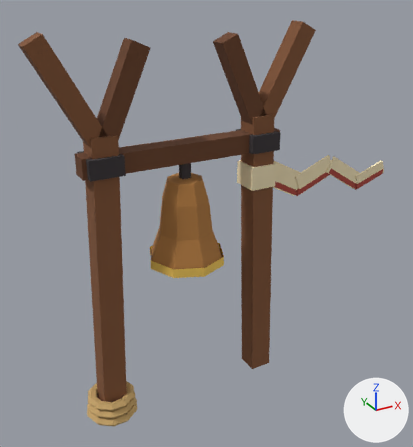
What one commit did to the glTF model assets/glb/belfry-restored.glb.
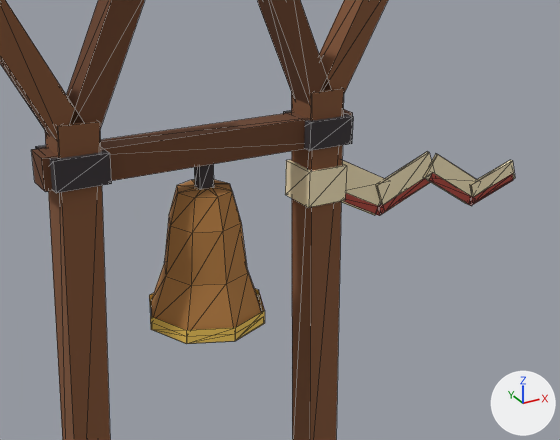
There are two pictures of each version: one whole from a camera (50 mm lens) standing at (-1.96, -3.93, 3.6) and looking at (0.28, 0.14, 1.56), one close up on the part from 13% to 100% of the width and 13% to 76% of the height. The lights are fixed; the arrows at lower right show +X, +Y and +Z. The older version's two pictures come first. The close-ups show mesh edges as thin lines. Where no turn or scale is listed for an object, it has been applied to the vertices. Vertices at exactly the same position are counted once.

Names of what the first close-up shows: 'belfry-restored', 'bell'.
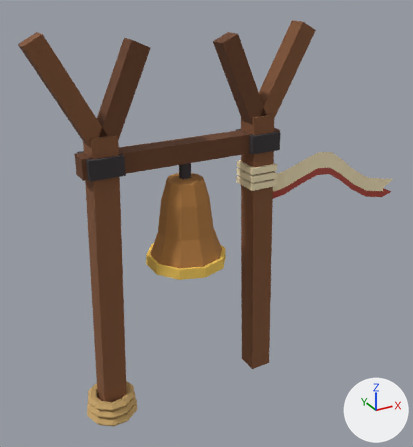
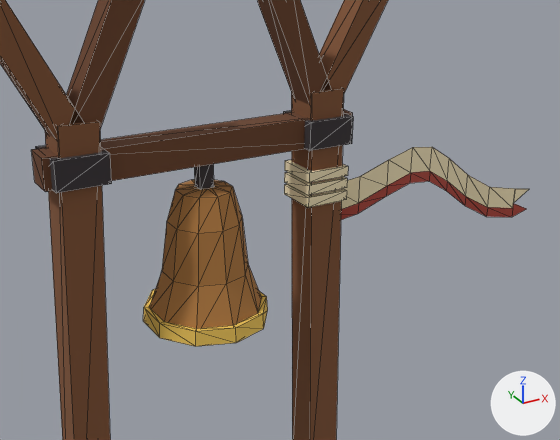
Where the change shows, as pixel boxes (x1, y1, x2, y2) in the close-ups (560 x 440 px; the box of a moved part takes in the faces that stretch with it):
'belfry-restored', reshaped: before (0, 0, 515, 440); after (0, 0, 529, 440)
'bell', reshaped (8% wider): before (149, 180, 265, 344); after (143, 180, 268, 346)
part 1 of me_belfry_restored_mesh, deleted: before (344, 193, 381, 216)
part 2 of me_belfry_restored_mesh, deleted: before (471, 174, 513, 205)
part 3 of me_belfry_restored_mesh, deleted (red): before (378, 178, 430, 214)
part 4 of me_belfry_restored_mesh, deleted (red): before (429, 172, 472, 206)
part 5 of me_belfry_restored_mesh, moved or reshaped: before (285, 152, 515, 216); after (284, 147, 529, 220)
part 6 of me_bell_mesh, rebuilt (8% wider): before (149, 289, 265, 344); after (143, 289, 268, 346)
part 7 of me_bell_mesh, moved or reshaped: before (151, 180, 262, 330); after (150, 180, 262, 329)

Patch to the scene script:
```diff
--- a/assets/glb/belfry-restored.glb.py
+++ b/assets/glb/belfry-restored.glb.py
@@ me_belfry_restored_mesh @@
 # used by ob_belfry_restored; location = (0.0, 0.0, 0.0)
-me_belfry_restored_mesh.from_pydata(...)  # 320 vertices, 528 faces; spans x -1.17..2.18, y -0.22..0.22, z 0.0..3.24
+me_belfry_restored_mesh.from_pydata(...)  # 302 vertices, 490 faces; spans x -1.17..2.34, y -0.22..0.22, z 0.0..3.24
+# me_belfry_restored_mesh part 1: the loose piece of 8 vertices spanning x 0.78..1.17, y -0.01..0.01, z 1.71..1.94 is deleted
+# me_belfry_restored_mesh part 2: the loose piece of 8 vertices spanning x 1.83..2.17, y -0.04..-0.02, z 1.66..1.82 is deleted
+# me_belfry_restored_mesh part 3: the loose piece of 8 vertices spanning x 1.13..1.52, y -0.02..0.0, z 1.72..1.91 is deleted
+# me_belfry_restored_mesh part 4: the loose piece of 8 vertices spanning x 1.48..1.87, y -0.03..-0.01, z 1.65..1.93 is deleted
+# me_belfry_restored_mesh part 5
+# 10 vertices are removed from x 1.45..2.14, y -0.04..0.0, z 1.67..2.05
+# 38 faces are deleted
+# 24 vertices move from x 0.57..2.18, y -0.12..0.12, z 1.67..2.1 to x 0.56..1.88, y -0.12..0.12, z 1.68..2.1
+# 19 vertices are added at x 0.78..2.34, y -0.06..0.06, z 1.49..2.11
+# 5 new vertices lie (0.0, 0.0, 0.06) away from vertices in x 0.78..2.06, y -0.12..0.12, z 1.52..1.9
+# 31 new faces join them, mat_cream_f6e6bd (beige #f6e6bd)
+# 17 new faces join them, mat_hem_ae493d (red #ae493d)
 me_belfry_restored_mesh.materials.append(mat_belfrytimber_825435)
@@ me_bell_mesh @@
 # used by ob_bell; location = (0.0, 0.0, 2.2)
-me_bell_mesh.from_pydata(...)  # 72 vertices, 96 faces; spans x -0.332..0.332, y -0.332..0.332, z -0.87..-0.12
+me_bell_mesh.from_pydata(...)  # 110 vertices, 160 faces; spans x -0.329..0.329, y -0.346..0.346, z -0.872..-0.12
+# me_bell_mesh part 6: the loose piece of 18 vertices spanning x -0.332..0.332, y -0.332..0.332, z -0.87..-0.79 is rebuilt with 44 vertices and now spans x -0.329..0.329, y -0.346..0.346, z -0.872..-0.786
+# me_bell_mesh part 7
+# 10 vertices are removed from x -0.325..0.325, y 0.0..0.166, z -0.87..-0.12
+# 40 faces are deleted
+# 26 vertices move from x -0.23..0.325, y -0.23..0.23, z -0.87..-0.12 to x -0.191..0.309, y -0.263..0.263, z -0.87..-0.12
+# 22 vertices are added at x -0.309..0.309, y -0.1..0.19, z -0.87..-0.12
+# 60 new faces join them, mat_bronze_ae783e (brown #ae783e)
 me_bell_mesh.materials.append(mat_bronze_ae783e)
```
